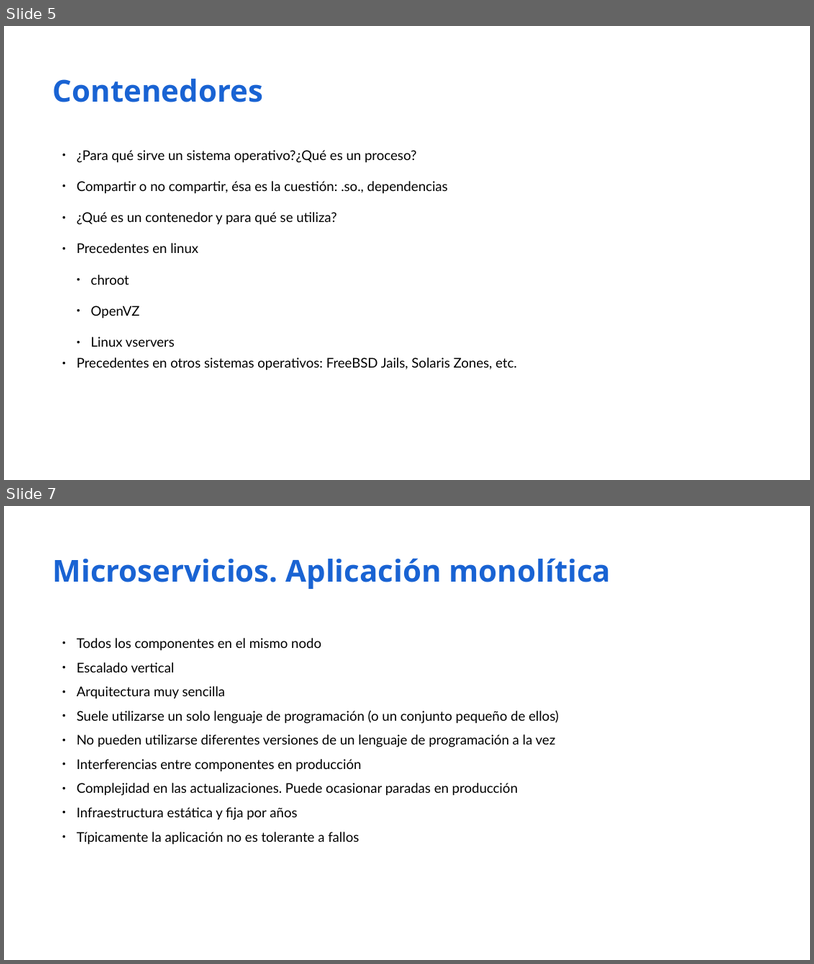
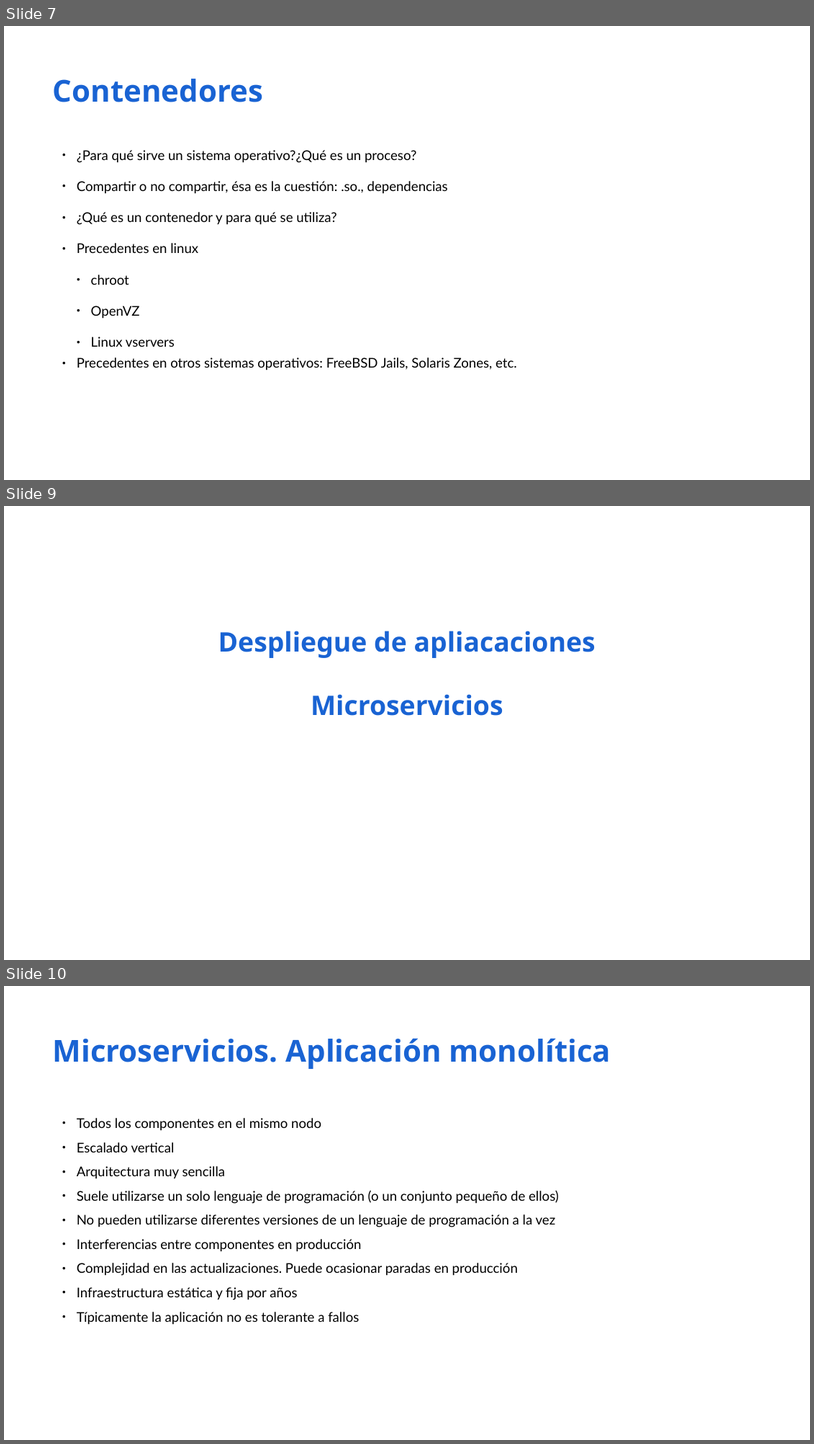
Before and after one commit to iesgn/curso_kubernetes_2020, a slide deck: unidad1/01-despliegue_aplic_contenedores.odp. Shown one above the other, each under a label of ours: slides 5 and 7 before the commit, slides 7, 9 and 10 after it; the slides between them are not shown. The pictures are 814x964 and 814x1444 pixels, drawn with LibreOffice and Linux fonts; fonts in the diff are those of the drawing. Boxes give left, top, right and bottom in pixels: in the first picture for what was removed or moved away, otherwise in the second. Text is boxed around its words. In the diff, an @@ line names an element or a change of style, - is before the commit and + after.

```diff
--- a/unidad1/01-despliegue_aplic_contenedores.odp
+++ b/unidad1/01-despliegue_aplic_contenedores.odp
@@ slide 9 added at <box>4,506,810,960</box>, background #FFFFFF @@
@@ text added at <box>219,631,596,716</box>, 32 pt, text #1963D3, bold @@
+Despliegue de apliacaciones
+Microservicios
@@ what was slide 5 is now slide 7 @@
@@ what was slide 7 is now slide 10 @@
```
Also in this commit, not shown: 11 slides changed, 20 other slides added, 1 slide removed, 1 other file.
